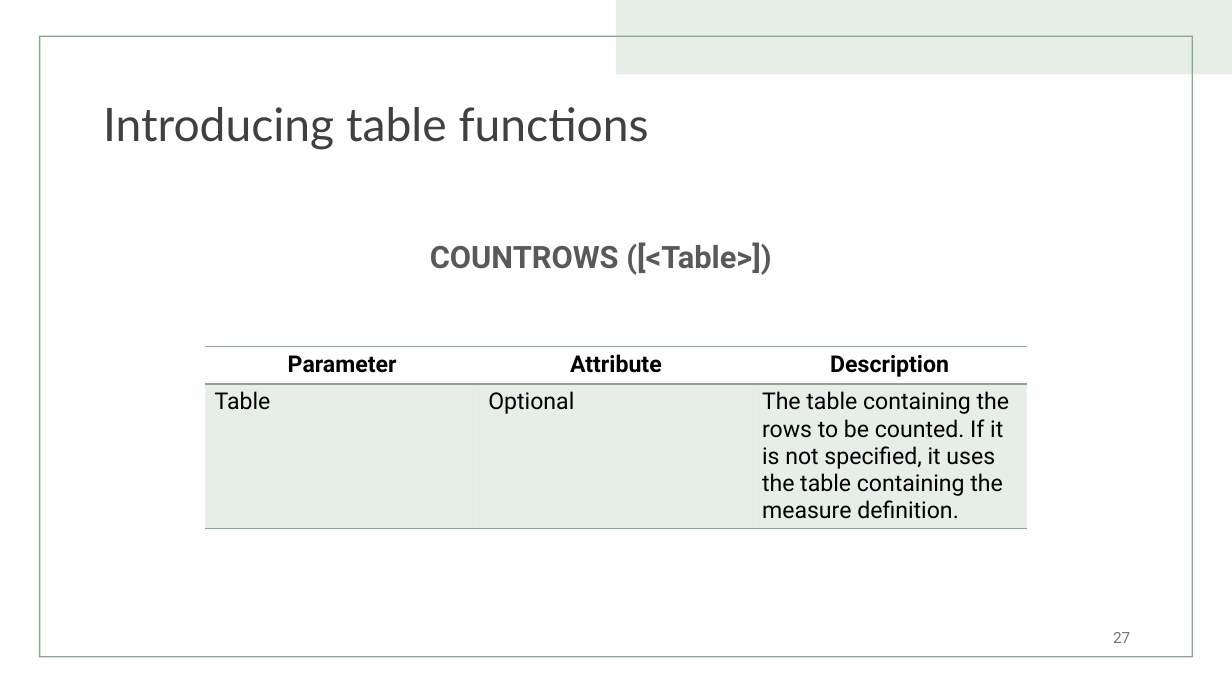
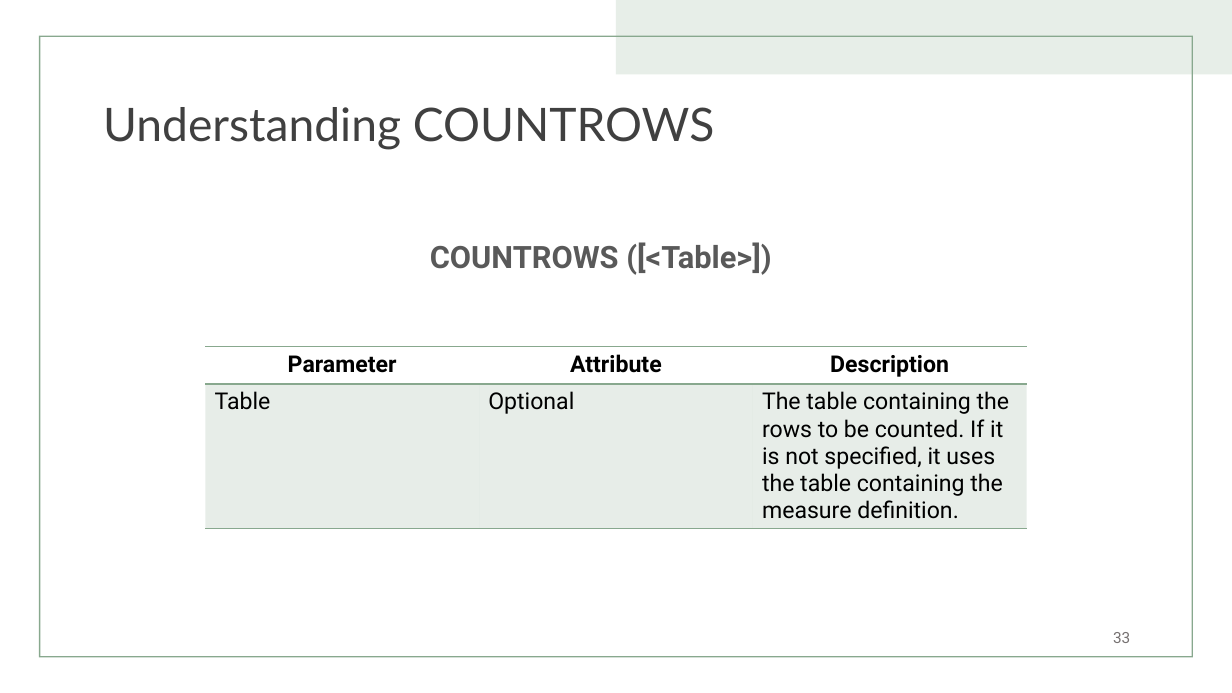
Before and after one commit to TizCloud/DAX-in-A-Day, a slide deck: slide 33 of Data Analysis Expression (DAX) for Power BI - Update.pptx (slide 27 before the commit). Drawn at 1232x693 pixels with LibreOffice and Linux fonts; fonts in the diff are those of the drawing. Boxes give left, top, right and bottom in pixels: in the first picture for what was removed or moved away, otherwise in the second. Text is boxed around its words. In the diff, an @@ line names an element or a change of style, - is before the commit and + after.

```diff
--- a/Data Analysis Expression (DAX) for Power BI - Update.pptx
+++ b/Data Analysis Expression (DAX) for Power BI - Update.pptx
@@ title at bbox=[103, 107, 714, 150]: text changed @@
-Introducing table functions
+Understanding COUNTROWS
@@ page number at bbox=[1113, 632, 1130, 643]: text changed @@
-27
+33
```
Also in this commit, not shown: 5 other slides changed, 5 slides added, 29 slides removed.
